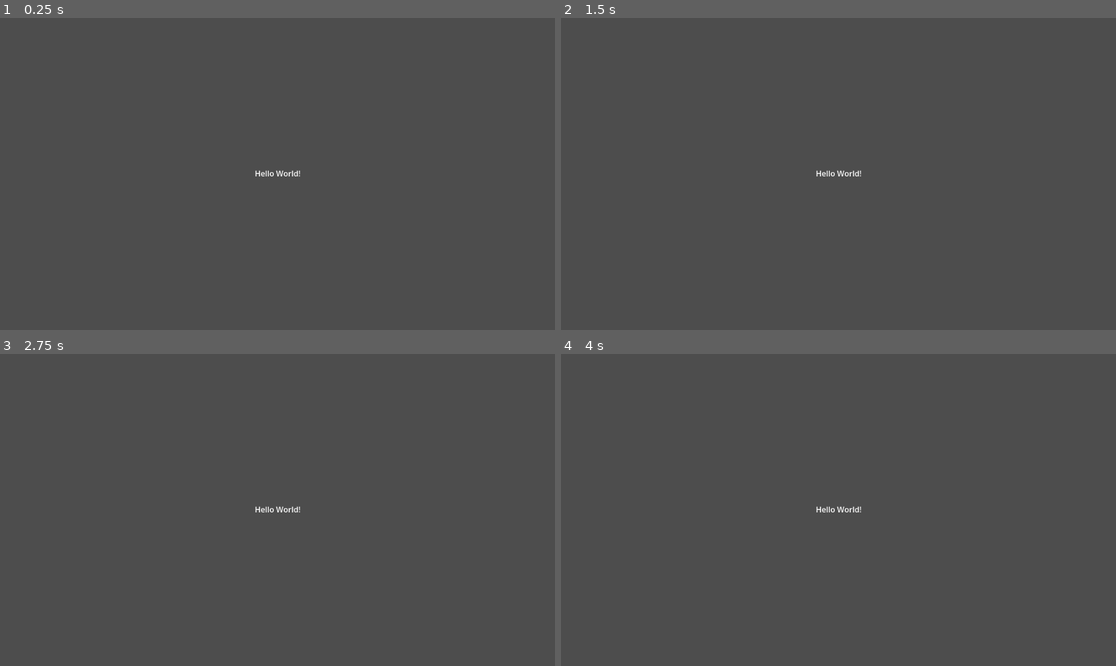
Above: before the commit, frames 1-4 (two rows, left to right).
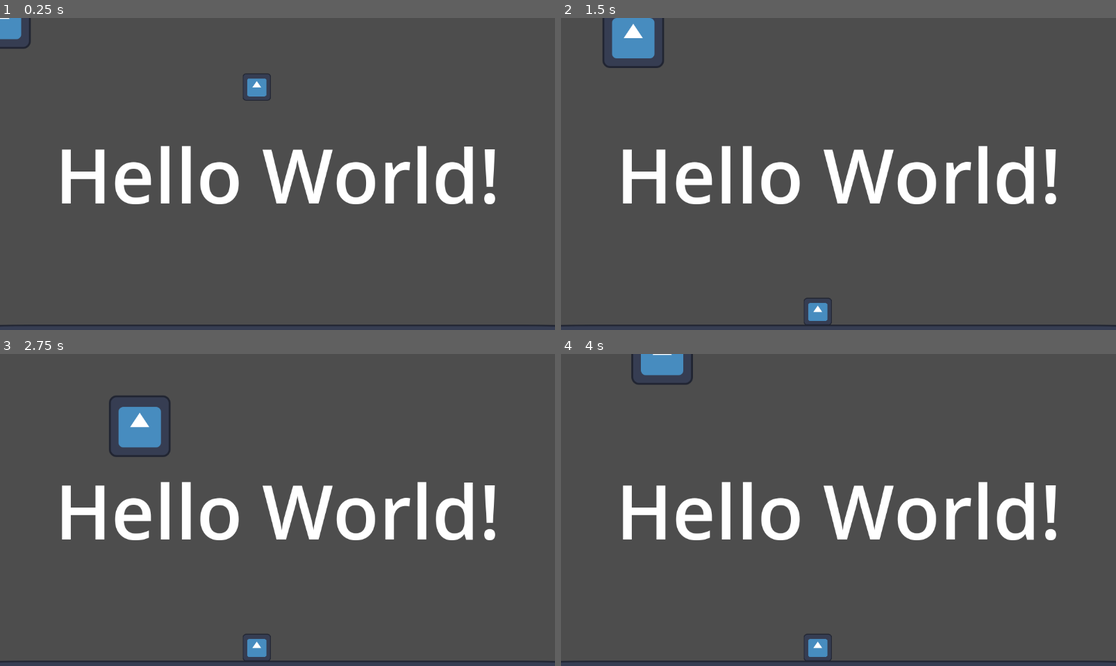
Above: after the commit, the same moments.

Repository: abhijeetunreal/godot_web_testing
Game: Godot game, scene res://src/main_ui.tscn
Same seed, same stepped clock (60 frames per second), same inputs: the game is played once before the commit and once after it. The engine's default icon, where the game draws it, is replaced by a stand-in: a white triangle on a blue panel in a dark square.
Inputs:
- Up to frame 1 (0.25 s): no input
- Up to frame 2 (1.5 s): hold D (move_right, bound only after the commit) 0.53-1.28 s; hold S (down, bound only after the commit) from 1.28 s (still down)
- Up to frame 3 (2.75 s): release S (down, bound only after the commit) at 2.03 s; hold D (move_right, bound only after the commit) from 2.03 s (still down)
- Up to frame 4 (4 s): release D (move_right, bound only after the commit) at 2.78 s; hold W (up, bound only after the commit) 2.78-3.53 s; hold A (move_left, bound only after the commit) from 3.53 s (still down)

The runs differ from the first frame. In frame 1, 6.7% of the frame differs, in the area x 0-100%, y 0-100%; in frame 2, 7.5%; in frame 3, 7.6%, in the area x 0-100%, y 13-100%; in frame 4, 7.0%.

Commit message:
update test

Diff:
--- a/test_project/project.godot
+++ b/test_project/project.godot
@@ -12,8 +12,31 @@
 
 config/name="web_hosting"
 run/main_scene="res://src/main_ui.tscn"
-config/features=PackedStringArray("4.0", "GL Compatibility")
+config/features=PackedStringArray("4.2", "GL Compatibility")
 config/icon="res://icon.svg"
+
+[input]
+
+move_right={
+"deadzone": 0.5,
+"events": [null, Object(InputEventKey,"resource_local_to_scene":false,"resource_name":"","device":-1,"window_id":0,"alt_pressed":false,"shift_pressed":false,"ctrl_pressed":false,"meta_pressed":false,"pressed":false,"keycode":0,"physical_keycode":68,"key_label":0,"unicode":100,"echo":false,"script":null)
+]
+}
+move_left={
+"deadzone": 0.5,
+"events": [Object(InputEventKey,"resource_local_to_scene":false,"resource_name":"","device":-1,"window_id":0,"alt_pressed":false,"shift_pressed":false,"ctrl_pressed":false,"meta_pressed":false,"pressed":false,"keycode":0,"physical_keycode":65,"key_label":0,"unicode":97,"echo":false,"script":null)
+]
+}
+down={
+"deadzone": 0.5,
+"events": [Object(InputEventKey,"resource_local_to_scene":false,"resource_name":"","device":-1,"window_id":0,"alt_pressed":false,"shift_pressed":false,"ctrl_pressed":false,"meta_pressed":false,"pressed":false,"keycode":0,"physical_keycode":83,"key_label":0,"unicode":115,"echo":false,"script":null)
+]
+}
+up={
+"deadzone": 0.5,
+"events": [Object(InputEventKey,"resource_local_to_scene":false,"resource_name":"","device":-1,"window_id":0,"alt_pressed":false,"shift_pressed":false,"ctrl_pressed":false,"meta_pressed":false,"pressed":false,"keycode":0,"physical_keycode":87,"key_label":0,"unicode":119,"echo":false,"script":null)
+]
+}
 
 [rendering]
 
--- /dev/null
+++ b/test_project/scripts/Player.gd
@@ -0,0 +1,22 @@
+extends CharacterBody2D
+
+@export var speed = 400 # How fast the player will move (pixels/sec).
+var screen_size # Size of the game window.
+
+func _ready():
+	screen_size = get_viewport_rect().size
+
+func _process(delta):
+	var velocity = Vector2.ZERO # The player's movement vector.
+	if Input.is_action_pressed("move_right"):
+		velocity.x += 200
+	if Input.is_action_pressed("move_left"):
+		velocity.x -= 200
+	if Input.is_action_pressed("down"):
+		velocity.y += 200
+	if Input.is_action_pressed("up"):
+		velocity.y -= 200
+
+
+	position += velocity * delta
+	position = position.clamp(Vector2.ZERO, screen_size)
--- a/test_project/src/main_ui.tscn
+++ b/test_project/src/main_ui.tscn
@@ -1,4 +1,15 @@
-[gd_scene format=3 uid="uid://bmwjs5lnfsuot"]
+[gd_scene load_steps=6 format=3 uid="uid://bmwjs5lnfsuot"]
+
+[ext_resource type="Script" path="res://scripts/Player.gd" id="1_kkmwa"]
+[ext_resource type="Texture2D" uid="uid://bhr6jyf0gwd1c" path="res://icon.svg" id="2_ra6n6"]
+
+[sub_resource type="RectangleShape2D" id="RectangleShape2D_uqswu"]
+size = Vector2(126, 125)
+
+[sub_resource type="RectangleShape2D" id="RectangleShape2D_r0rxs"]
+size = Vector2(59, 55)
+
+[sub_resource type="RectangleShape2D" id="RectangleShape2D_xb1o5"]
 
 [node name="mainUI" type="Control"]
 layout_mode = 3
@@ -21,4 +32,39 @@
 offset_bottom = 13.0
 grow_horizontal = 2
 grow_vertical = 2
+theme_override_font_sizes/font_size = 156
 text = "Hello World!"
+
+[node name="Player" type="CharacterBody2D" parent="."]
+script = ExtResource("1_kkmwa")
+
+[node name="Sprite2D" type="Sprite2D" parent="Player"]
+texture = ExtResource("2_ra6n6")
+
+[node name="CollisionShape2D" type="CollisionShape2D" parent="Player"]
+position = Vector2(0, 0.5)
+shape = SubResource("RectangleShape2D_uqswu")
+
+[node name="RigidBody2D" type="RigidBody2D" parent="."]
+position = Vector2(533, 115)
+
+[node name="Sprite2D" type="Sprite2D" parent="RigidBody2D"]
+scale = Vector2(0.459504, 0.441394)
+texture = ExtResource("2_ra6n6")
+
+[node name="CollisionShape2D" type="CollisionShape2D" parent="RigidBody2D"]
+position = Vector2(-0.5, 0.5)
+shape = SubResource("RectangleShape2D_r0rxs")
+
+[node name="Plateform" type="StaticBody2D" parent="."]
+position = Vector2(573, 687)
+scale = Vector2(68.8, 4.96)
+
+[node name="CollisionShape2D" type="CollisionShape2D" parent="Plateform"]
+modulate = Color(0, 0, 0, 1)
+self_modulate = Color(0, 0, 0, 1)
+shape = SubResource("RectangleShape2D_xb1o5")
+
+[node name="Sprite2D" type="Sprite2D" parent="Plateform"]
+scale = Vector2(0.15634, 0.158161)
+texture = ExtResource("2_ra6n6")
Not shown, changed: test_project/export_presets.cfg
